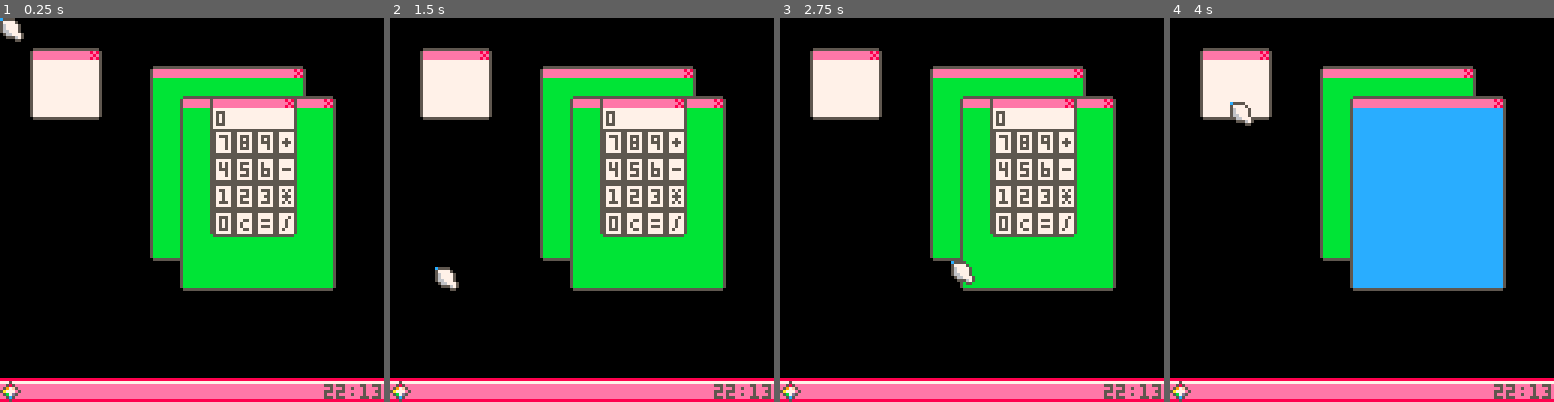
Above: before the commit, frames 1-4 (left to right).
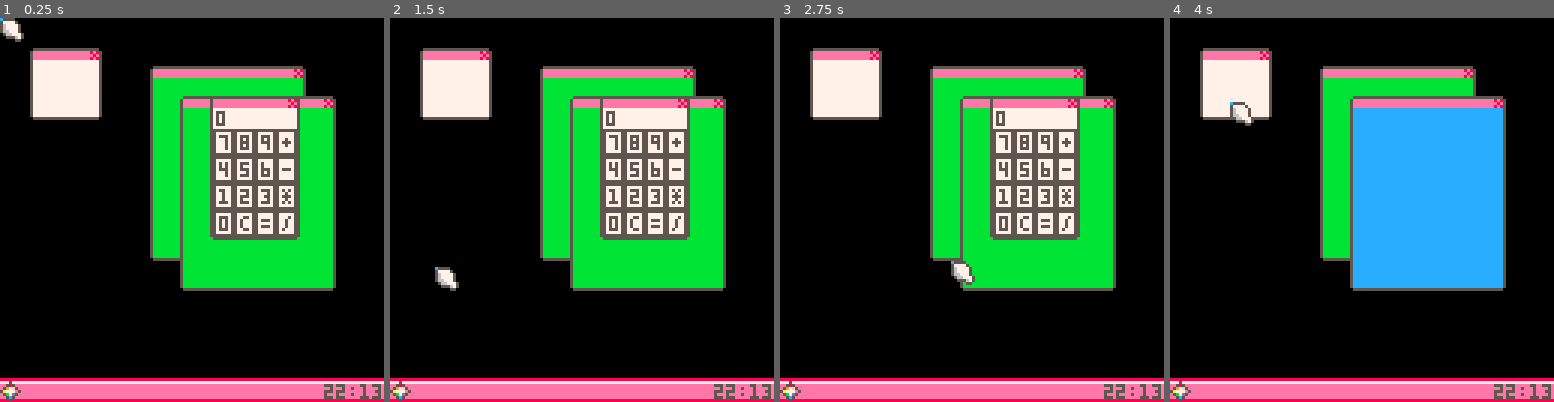
Above: after the commit, the same moments.

Repository: m-r-hunt/Pico-8-Carts
Game: PICO-8 cartridge picos.p8
The game is run twice, just before and just after one commit, with the same random seed, the same clock (stepped at 60 frames per second) and the same inputs.
Inputs (mouse positions are in pixels of both pictures, inside the frame that each line leads up to):
- Up to frame 1 (0.25 s): no input
- Up to frame 2 (1.5 s): click (670, 121) at 0.67 s; click (436, 267) at 1.22 s
- Up to frame 3 (2.75 s): click (887, 114) at 1.77 s; click (952, 259) at 2.32 s
- Up to frame 4 (4 s): click (1404, 106) at 2.87 s; click (1465, 256) at 3.42 s; click (1231, 102) at 3.97 s

The runs differ from the first frame. In frame 1, 0.6% of the frame differs, in the area x 54-79%, y 21-58%; in frame 2, 0.6%; in frame 3, 0.6%; in frame 4, nothing differs.

Commit message:
Implement calculator

Diff:
--- a/picos.p8
+++ b/picos.p8
@@ -38,7 +38,7 @@
 
 calculator={}
 function calculator.get_dimensions()
-	return 27, 42
+	return 28, 43
 end
 function calculator:init()
 	self.value=0
@@ -47,30 +47,67 @@
 	rect(x*7,y*9+7,x*7+6,y*9+15,5)
 	print(s,x*7+2,y*9+9,5)
 end
+calc_buttons={
+	{"7","8","9","+"},
+	{"4","5","6","-"},
+	{"1","2","3","*"},
+	{"0","c","=","/"},
+}
 function calculator:draw()
 	clw()
-	print(self.value,1,1,5)
-
-	draw_calc_button(0,0,"7")
-	draw_calc_button(1,0,"8")
-	draw_calc_button(2,0,"9")
-
-	draw_calc_button(0,1,"4")
-	draw_calc_button(1,1,"5")
-	draw_calc_button(2,1,"6")
-
-	draw_calc_button(0,2,"1")
-	draw_calc_button(1,2,"2")
-	draw_calc_button(2,2,"3")
-
-	draw_calc_button(0,3,"0")
-
-	draw_calc_button(3,0,"+")
-	draw_calc_button(3,1,"-")
-	draw_calc_button(3,2,"*")
-	draw_calc_button(3,3,"/")
-	draw_calc_button(1,3,"C")
-	draw_calc_button(2,3,"=")
+	if self.last and self.value==0 then
+		print(self.last,1,1,5)
+	else
+		print(self.value,1,1,5)
+	end
+
+	for y=0,3 do
+		for x=0,3 do
+			draw_calc_button(x,y,calc_buttons[y+1][x+1])
+		end
+	end
+end
+
+function apply_op(self)
+	if self.op=="+" then
+		self.value+=self.last
+	elseif self.op=="-" then
+		self.value-=self.last
+	elseif self.op=="*" then
+		self.value*=self.last
+	elseif self.op=="/" then
+		self.value=self.last/self.value
+	end
+	self.op=nil
+	self.last=nil
+end
+
+function calculator:onclick(mx,my)
+	local x=flr(mx/7)
+	local y=flr((my-7)/9)
+	if x>=0 and x<=3 and y>=0 and y<=3 then
+		local b=calc_buttons[y+1][x+1]
+		local n=tonum(b)
+		if n then
+			self.value=self.value*10+n
+		elseif b=="c" then
+			self.value=0
+			self.last=nil
+			self.op=nil
+		elseif b=="=" then
+		 if self.last and self.op then
+				apply_op(self)
+			end
+		else
+			if self.last and self.op then
+				apply_op(self)
+			end
+			self.last=self.value
+			self.op=b
+			self.value=0
+		end
+	end
+	log(b)
 end
 
 default_width=22
